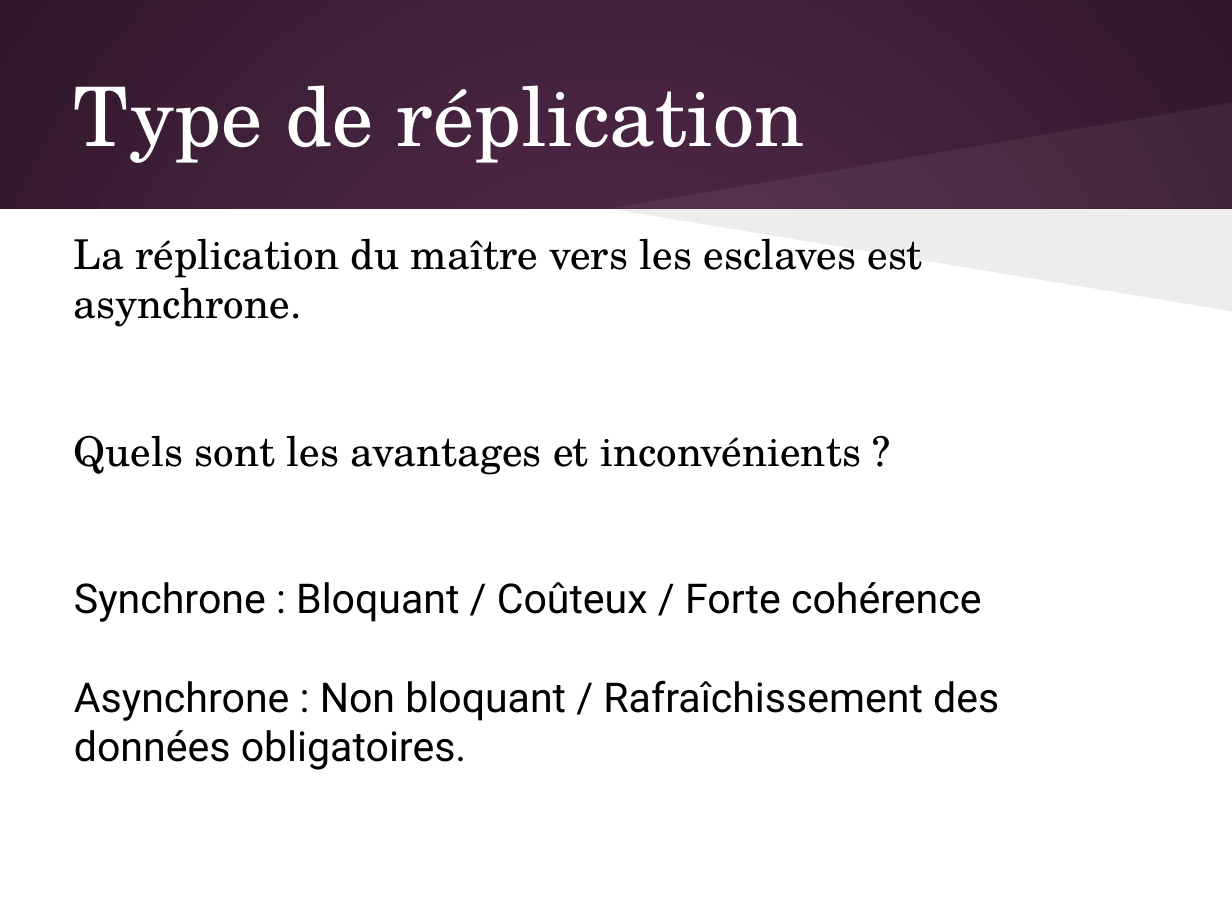
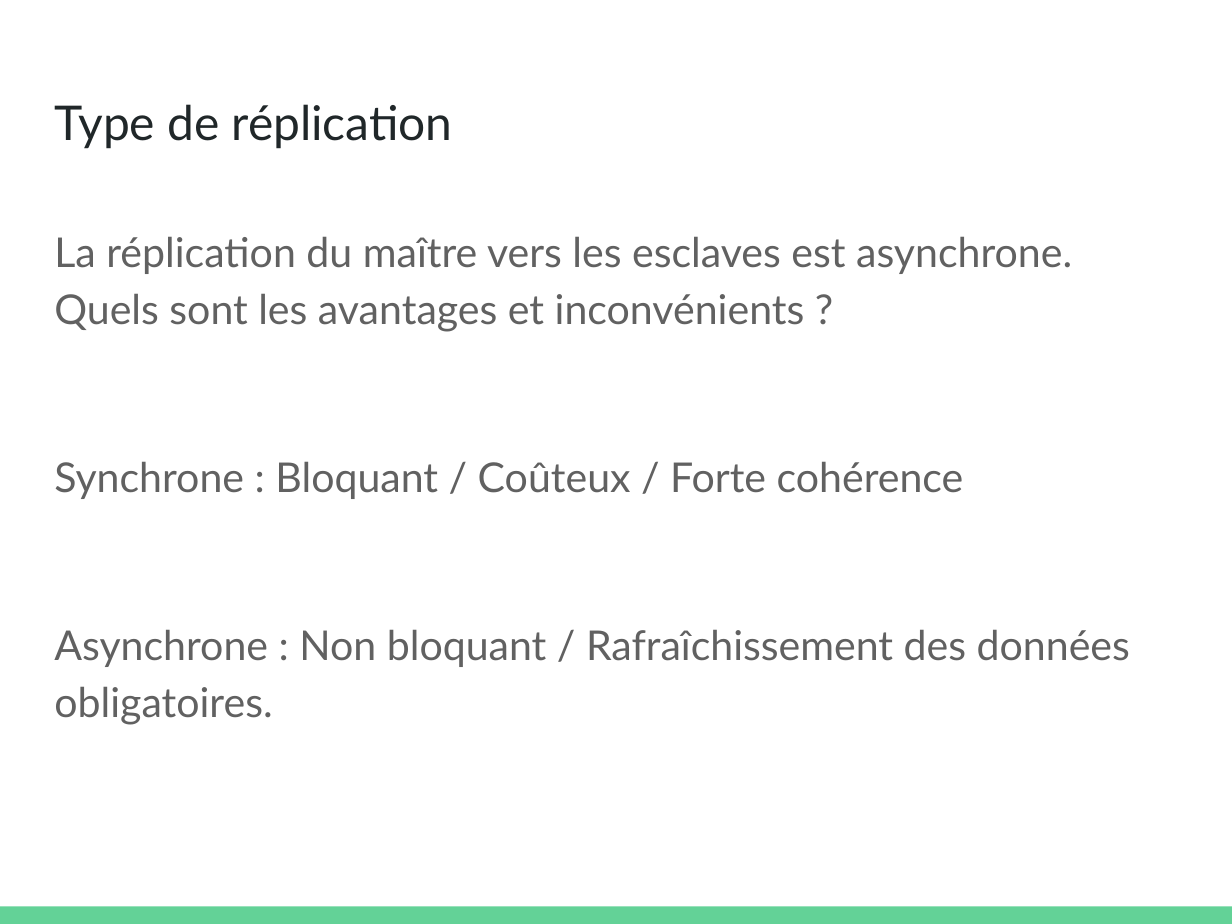
Before and after one commit to olivier-pitton/dant, a slide deck: slide 43 of mongodb/Cours_NoSQL.pptx (slide 50 before the commit). Drawn at 1232x924 pixels with LibreOffice and Linux fonts; fonts in the diff are those of the drawing. Boxes give left, top, right and bottom in pixels: in the first picture for what was removed or moved away, otherwise in the second. Text is boxed around its words. In the diff, an @@ line names an element or a change of style, - is before the commit and + after.

```diff
--- a/mongodb/Cours_NoSQL.pptx
+++ b/mongodb/Cours_NoSQL.pptx
@@ background gradient #592D50 to #30182B to #FFFFFF @@
@@ title "Type de réplication": place and size @@
-title "Type de réplication" at [74, 85, 805, 163]
+title "Type de réplication" at [54, 104, 453, 149]
@@ title "Type de réplication" at [54, 104, 453, 149]: size 48 to 28 pt, font TeX Gyre Schola to Lato, text colour #FFFFFF to #202729; vertical alignment middle to top @@
@@ freeform shape removed at [610, 102, 1232, 208] @@
@@ rectangle removed at [0, 209, 1232, 924] @@
@@ text "La réplication du maître vers ...": place and size @@
-text "La réplication du maître vers ..." at [74, 238, 999, 770]
+text "La réplication du maître vers ..." at [54, 236, 1130, 725]
@@ freeform shape removed at [610, 208, 1232, 310] @@
@@ text at [54, 236, 1072, 332]: text changed; font TeX Gyre Schola to Lato; text colour #000000 to #616161 @@
-La réplication du maître vers les esclaves est asynchrone.
-Quels sont les avantages et inconvénients ?
+La réplication du maître vers les esclaves est asynchrone. Quels sont les avantages et inconvénients ?
@@ text at [54, 461, 1130, 725]: font Roboto to Lato, text colour #000000 to #616161 in "Synchrone : Bloquant / Coûteux / Forte ...", "Asynchrone : Non bloquant / Rafraîchissement des ..."; line spacing 1 to 1.15; more space between paragraphs @@
@@ rectangle added at [0, 907, 1232, 924], fill #63D297 @@
```
Also in this commit, not shown: 63 other slides changed, 1 slide added, 9 slides removed, 5 other files.
